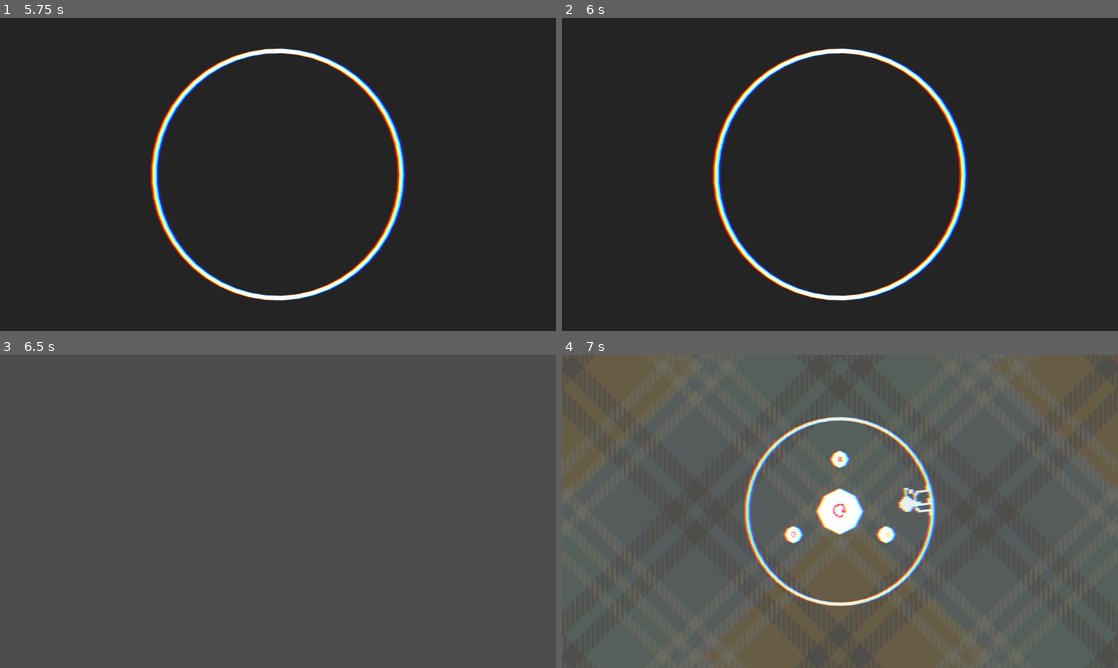
Above: before the commit, frames 1-4 (two rows, left to right).
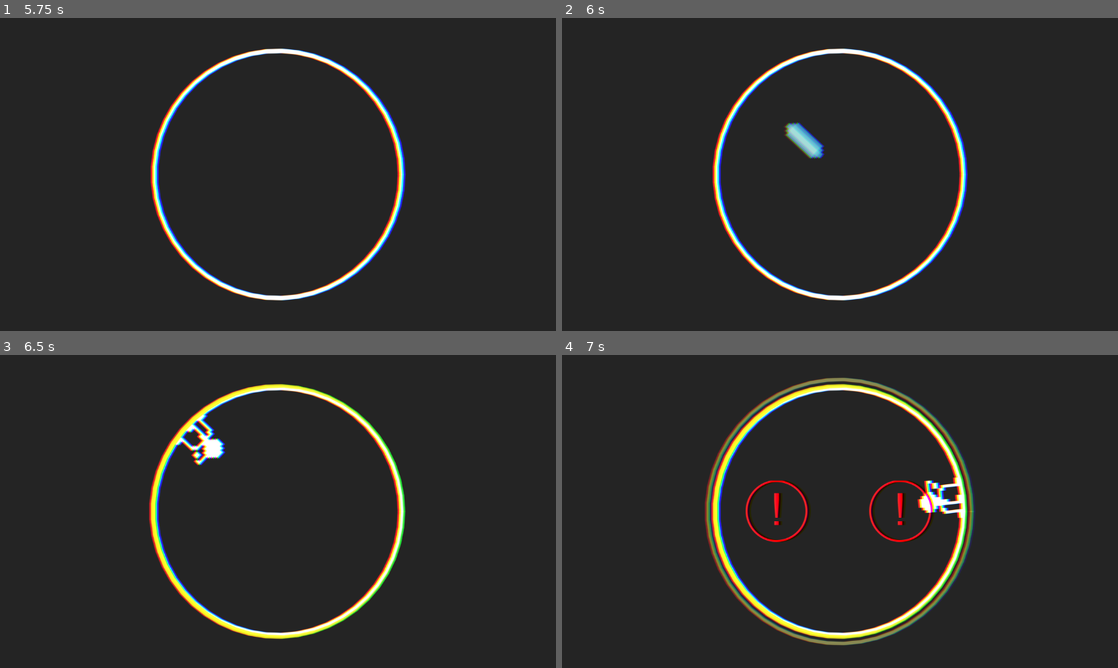
Above: after the commit, the same moments.

Repository: jokw1228/Slay_The_Circle
Game: Godot game, scene res://scenes/rooms/RoomLogo/RoomLogo.tscn
Two runs of this game, one before a commit and one after it. Both use one fixed random seed, a clock stepped at 60 frames per second and the inputs below. Sound files missing from this copy of the repository are replaced by a short silence.
Inputs (mouse positions are in pixels of both pictures, inside the frame that each line leads up to):
- Up to frame 1 (5.75 s): tap Enter at 0.5 s; move the mouse to (400, 158) at 0.52 s; click (400, 158) at 0.67 s; move the mouse to (166, 190) at 1.27 s; click (166, 190) at 1.42 s; tap Space at 2 s; move the mouse to (333, 105) at 2.02 s; click (333, 105) at 2.17 s; move the mouse to (250, 237) at 2.77 s; click (250, 237) at 2.92 s; move the mouse to (444, 221) at 3.52 s; click (444, 221) at 3.67 s; move the mouse to (111, 127) at 4.27 s; click (111, 127) at 4.42 s; move the mouse to (305, 174) at 5.02 s; click (305, 174) at 5.17 s
- Up to frame 2 (6 s): tap Enter at 5.75 s; move the mouse to (756, 96) at 5.77 s; click (756, 96) at 5.92 s
- Up to frame 3 (6.5 s): no input
- Up to frame 4 (7 s): move the mouse to (962, 495) at 6.52 s; click (962, 495) at 6.67 s

Frame 1 is identical in both runs. In frame 2, 0.5% of the frame differs, in the area x 39-48%, y 33-45%; in frame 3, 100%, in the area x 0-100%, y 0-100%; in frame 4, 100%.

Commit message:
튜토리얼 간단 구현

Diff:
--- a/scenes/rooms/RoomLogo/RoomLogo.gd
+++ b/scenes/rooms/RoomLogo/RoomLogo.gd
@@ -1,6 +1,7 @@
 extends Node2D
 
 var RoomMenu_room = "res://scenes/rooms/RoomMenu/RoomMenu.tscn"
+var RoomTutorial_room = "res://scenes/rooms/RoomTutorial/RoomTutorial.tscn"
 
 @onready var KoreaUniv_node: Sprite2D = $CanvasLayer/KoreaUniv
 @onready var Catdog_node: Sprite2D = $CanvasLayer/Catdog
@@ -50,5 +51,6 @@
 	tween_camera.tween_property(Camera2D_node, "zoom", Vector2(1, 1), 1.5)
 
 	await tween_camera.finished
-	await get_tree().create_timer(1.0).timeout
-	get_tree().change_scene_to_file(RoomMenu_room)
+	await get_tree().create_timer(0.3).timeout
+	get_tree().change_scene_to_file(RoomTutorial_room)
+	#get_tree().change_scene_to_file(RoomMenu_room)
--- a/scenes/rooms/RoomTutorial/RoomTutorial.gd
+++ b/scenes/rooms/RoomTutorial/RoomTutorial.gd
@@ -4,8 +4,6 @@
 
 var RoomMenu_room = "res://scenes/rooms/RoomMenu/RoomMenu.tscn"
 
-func _ready():
-	TutorialBombGenerator_node.pattern_1()
-
-func tutorial_1():
-	pass
+func _on_tutorial_bomb_generator_tutorial_end():
+	await get_tree().create_timer(1.0).timeout
+	get_tree().change_scene_to_file(RoomMenu_room)
--- a/scenes/rooms/RoomTutorial/RoomTutorial.tscn
+++ b/scenes/rooms/RoomTutorial/RoomTutorial.tscn
@@ -49,3 +49,5 @@
 [node name="Player" parent="." instance=ExtResource("1_cqulv")]
 
 [node name="CircleField" parent="." instance=ExtResource("1_ro01m")]
+
+[connection signal="tutorial_end" from="TutorialBombGenerator" to="." method="_on_tutorial_bomb_generator_tutorial_end"]
--- a/scenes/rooms/RoomTutorial/TutorialBombGenerator.gd
+++ b/scenes/rooms/RoomTutorial/TutorialBombGenerator.gd
@@ -1,9 +1,41 @@
 extends BombGenerator
 class_name TutorialBombGenerator
 
-func pattern_1():
+signal tutorial_end
+
+var pattern_1_count_value: int
+
+func _ready():
+
+	await get_tree().create_timer(1.0).timeout
+
+	pattern_1_start()
+
+func pattern_1_start():
+	pattern_1_count_value = 0
+
 	var inst1: NormalBomb = create_normal_bomb(Vector2(-128, 0), 1.0, 5.0)
 	var inst2: NormalBomb = create_normal_bomb(Vector2(128, 0), 1.0, 5.0)
 
 	inst1.get_node("BombTimer").disconnect("bomb_timeout", Callable(inst1, "game_over"))
 	inst2.get_node("BombTimer").disconnect("bomb_timeout", Callable(inst2, "game_over"))
+
+	inst1.get_node("BombTimer").connect("bomb_timeout", Callable(self, "pattern_1_fail"))
+	inst2.get_node("BombTimer").connect("bomb_timeout", Callable(self, "pattern_1_fail"))
+
+	inst1.connect("player_body_entered", Callable(self, "pattern_1_count"))
+	inst2.connect("player_body_entered", Callable(self, "pattern_1_count"))
+
+func pattern_1_fail():
+	if pattern_1_count_value != -1:
+		pattern_1_count_value = -1
+		await get_tree().create_timer(1.0).timeout
+		pattern_1_start()
+
+func pattern_1_count():
+	pattern_1_count_value += 1
+	if pattern_1_count_value == 2:
+		pattern_1_clear()
+
+func pattern_1_clear():
+	tutorial_end.emit()
